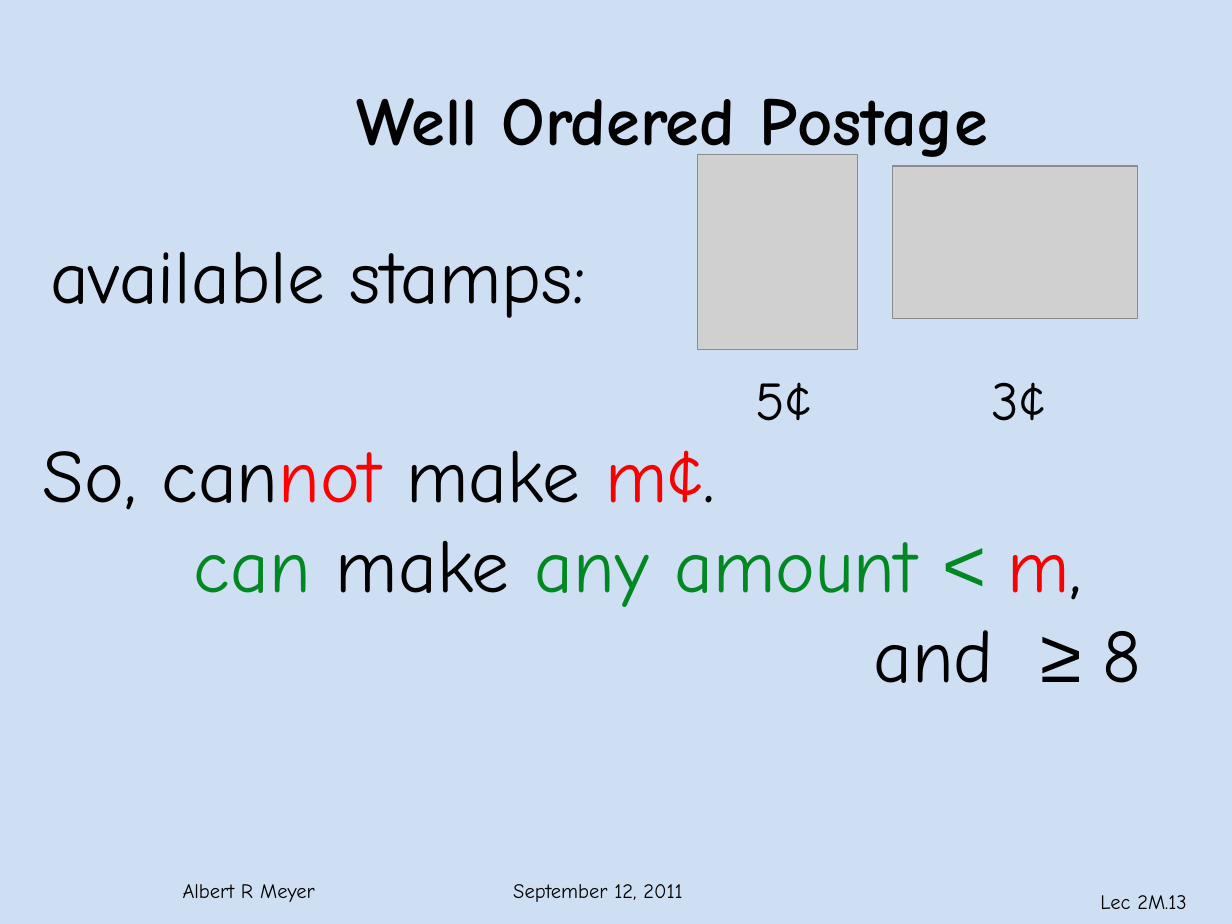
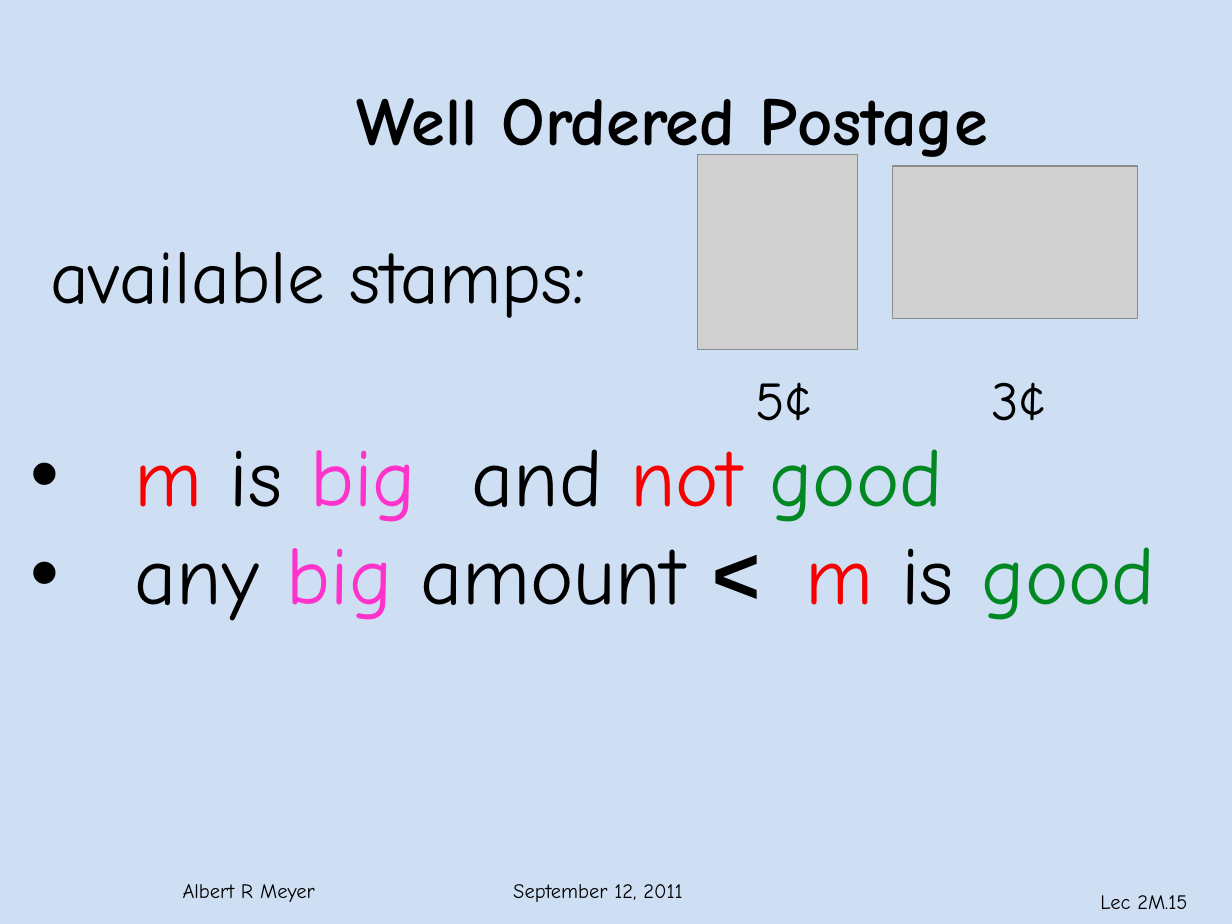
Before and after one commit to armeyer/mcs_web, a slide deck: slide 15 of fall11/slidesF11/slides2m.pptx (slide 13 before the commit). Drawn at 1232x924 pixels with LibreOffice and Linux fonts; fonts in the diff are those of the drawing; grey boxes stand for pictures; background and template pictures are left out. Boxes give left, top, right and bottom in pixels: in the first picture for what was removed or moved away, otherwise in the second. Text is boxed around its words. In the diff, an @@ line names an element or a change of style, - is before the commit and + after.

Commit message:
slides1f tweak, revise slides2m

```diff
--- a/fall11/slidesF11/slides2m.pptx
+++ b/fall11/slidesF11/slides2m.pptx
@@ text at box(135, 449, 1156, 621): text changed; size 44 to 48 pt @@
-So, cannot make m¢.
-can make any amount < m,
-and ≥ 8
+• m is big and not good
+• any big amount < m is good
@@ page number at box(1100, 895, 1187, 909): text changed @@
-Lec 2M.13
+Lec 2M.15
```
Also in this commit, not shown: 4 other slides changed, 5 slides added, 1 other file.
